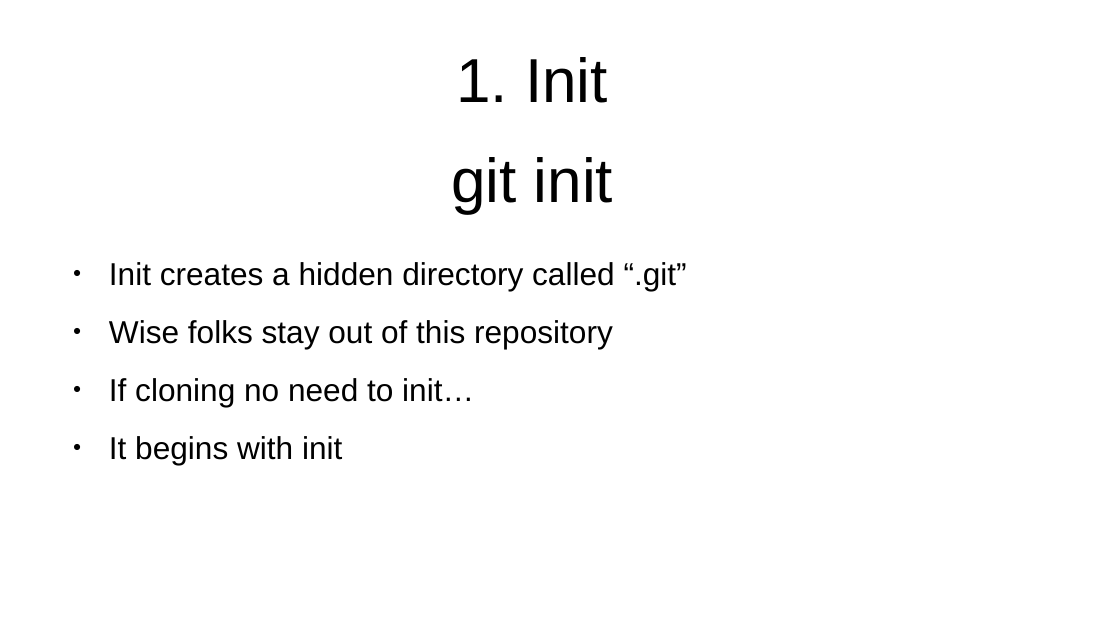
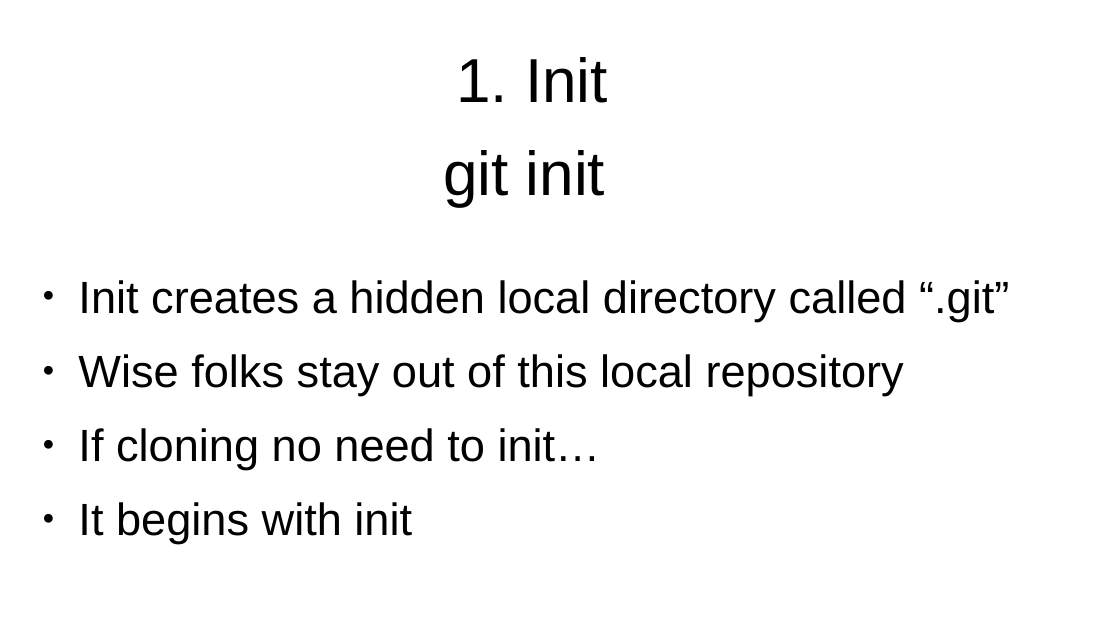
Before and after one commit to flintiii/TenStatementGit, a slide deck: slide 18 of vm_workshop_presentation.odp (slide 20 before the commit). Drawn at 1120x630 pixels with LibreOffice and Linux fonts; fonts in the diff are those of the drawing. Boxes give left, top, right and bottom in pixels: in the first picture for what was removed or moved away, otherwise in the second. Text is boxed around its words. In the diff, an @@ line names an element or a change of style, - is before the commit and + after.

```diff
--- a/vm_workshop_presentation.odp
+++ b/vm_workshop_presentation.odp
@@ title "git init": place and size @@
-title "git init" at bbox=[451, 157, 613, 213]
+title "git init" at bbox=[443, 150, 605, 207]
@@ text "Init creates a hidden local ...": place and size @@
-text "Init creates a hidden local ..." at bbox=[109, 262, 687, 465]
+text "Init creates a hidden local ..." at bbox=[78, 280, 1009, 544]
@@ text at bbox=[78, 280, 1009, 395]: text changed; size 22.4 to 32 pt @@
-● Init creates a hidden directory called “.git”
-● Wise folks stay out of this repository
+● Init creates a hidden local directory called “.git”
+● Wise folks stay out of this local repository
@@ text at bbox=[78, 428, 601, 544]: size 22.4 to 32 pt in "If cloning no need to init…", "It begins with init" @@
```
Also in this commit, not shown: 23 other slides changed, 5 slides added, 7 slides removed.
